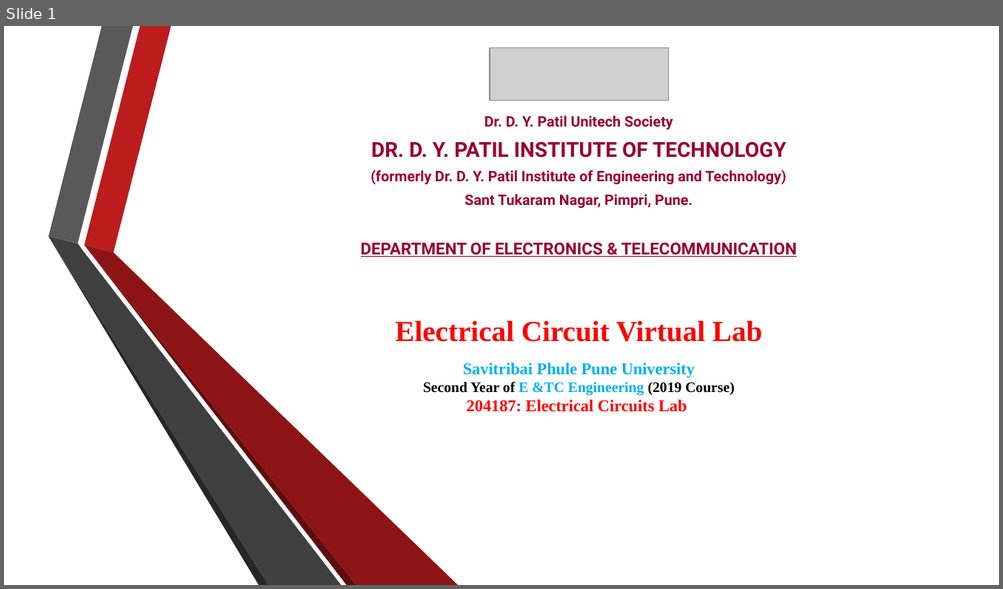
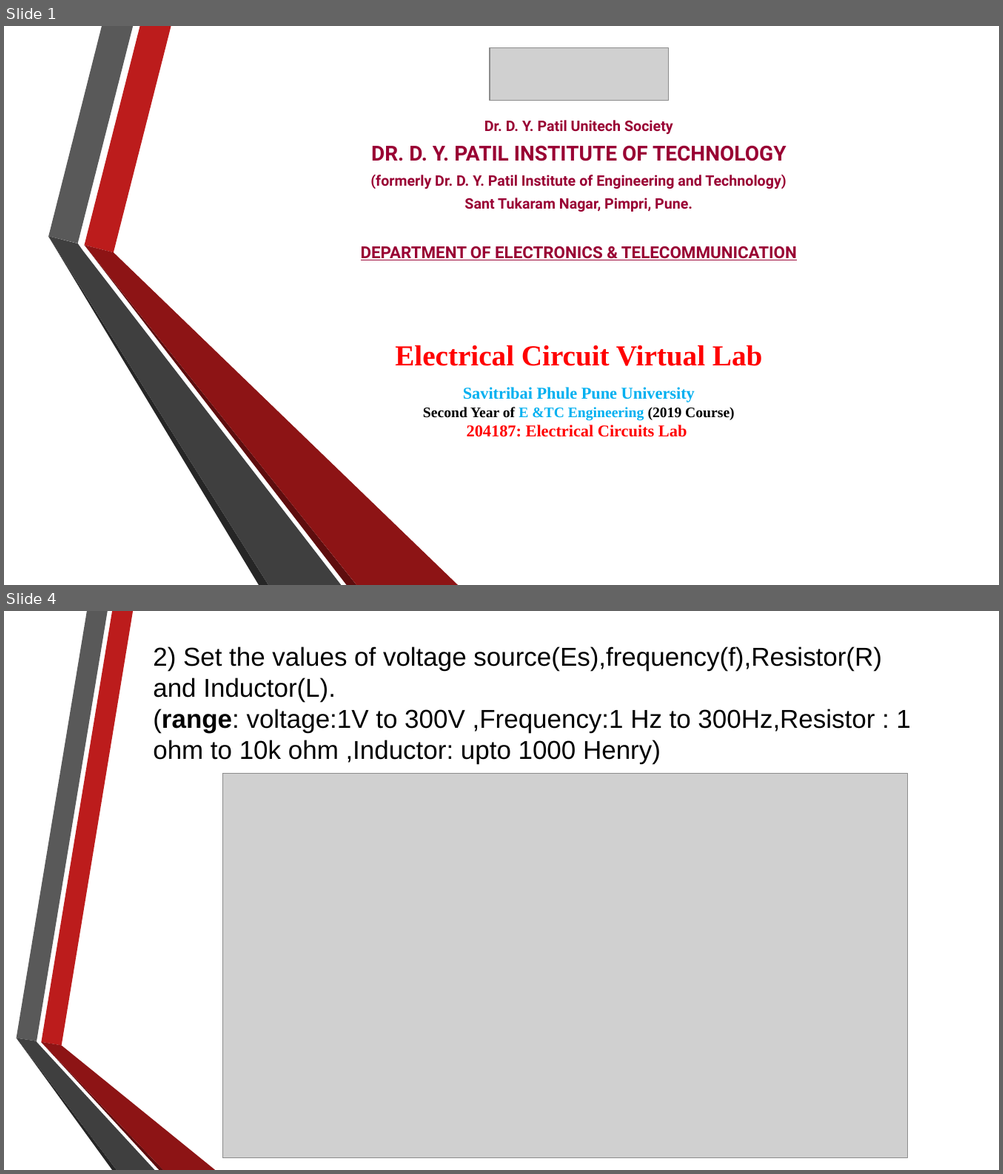
Before and after one commit to RahulAgrwal/Electrical-Virtual-lab, a slide deck: exp2/theoryimage/Procedure.pptx. Shown one above the other, each under a label of ours: slide 1 before the commit, slides 1 and 4 after it; the slides between them are not shown. The pictures are 1003x589 and 1003x1174 pixels, drawn with LibreOffice and Linux fonts; fonts in the diff are those of the drawing; grey boxes stand for pictures; background and template pictures are left out. Boxes give left, top, right and bottom in pixels: in the first picture for what was removed or moved away, otherwise in the second. Text is boxed around its words. In the diff, an @@ line names an element or a change of style, - is before the commit and + after.

```diff
--- a/exp2/theoryimage/Procedure.pptx
+++ b/exp2/theoryimage/Procedure.pptx
@@ slide 4 added at [4,611,999,1170], background picture (left out) @@
@@ text added at [153,647,910,764], 25 pt, text #000000 @@
+2) Set the values of voltage source(Es),frequency(f),Resistor(R) and Inductor(L).
+(range: voltage:1V to 300V ,Frequency:1 Hz to 300Hz,Resistor : 1 ohm to 10k ohm ,Inductor: upto 1000 Henry)
@@ picture added at [222,774,908,1159] @@
@@ group added at [16,611,215,1170]: 6 freeform shapes @@
@@ slide 1 changed as well @@
@@ text "Dr. D. Y. Patil Unitech ...": place and size @@
-text "Dr. D. Y. Patil Unitech ..." at [361,116,797,257]
+text "Dr. D. Y. Patil Unitech ..." at [361,120,797,261]
@@ text "Electrical Circuit Virtual Lab": place and size @@
-text "Electrical Circuit Virtual Lab" at [395,321,762,412]
+text "Electrical Circuit Virtual Lab" at [395,345,762,437]
```
Also in this commit, not shown: 3 other slides changed, 4 other slides added, 3 slides removed, 19 other files.
